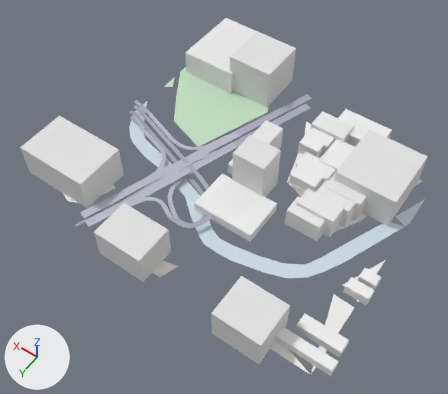
The glTF model white-model-six-districts/chunks/128_102_mid.glb: old version first, new version second.
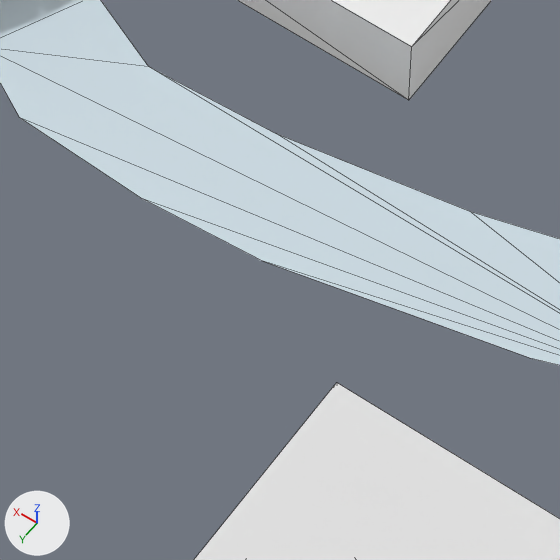
The first picture shows the older version from a camera (50 mm lens) standing at (3909.0, 320.0, 772.0) and looking at (4261.0, -173.0, -3.0). The close-ups show the older and then the newer version on the part from 45% to 60% of the width and 58% to 75% of the height of that picture. Only the edits that show in the close-ups are written down. Arrows for +X, +Y and +Z are at lower left; the lights stay in place. The close-ups show mesh edges as thin lines. Vertices at exactly the same position are counted once.
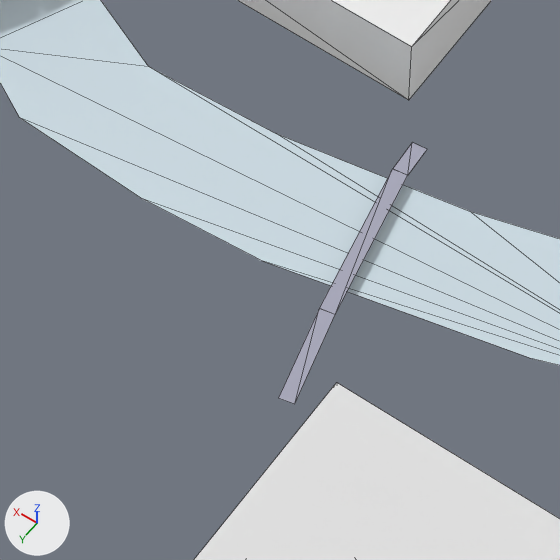
Changed parts and their boxes [x1, y1, x2, y2] in the close-ups (560 x 560 px):
part 1 of me_mesh_0, added
    after: [279, 143, 427, 404]

What the commit changed:
me_mesh_0 is used by ob_mesh_0; location (0.0, 0.0, 0.0).
Verts and faces of me_mesh_0; kept vertices keep their numbers, new ones are numbered from 635.
me_mesh_0 had 635 vertices, 494 faces and spanned x 3978.0..4549.0, y -500.0..27.0, z -3.0..79.0.
me_mesh_0 now has 655 vertices, 504 faces and spans x 3978.0..4549.0, y -500.0..27.0, z -3.0..79.0.
Part 1, on me_mesh_0:
New vertex 635 is at (4164.0, -80.0, 1.0), pixel (335, 314).
New vertex 636 is at (4164.0, -80.0, 1.0), pixel (335, 314).
New vertex 637 is at (4170.0, -111.0, 1.0), pixel (407, 175).
New vertices 638, 639, 640 stand at vertices 635, 636, 637, in that order, plus (3.0, 1.0, 0.0).
New vertex 641 is at (4160.0, -62.0, -1.0), pixel (294, 404).
New vertex 642 is at (4163.0, -62.0, -1.0), pixel (278, 398).
New vertex 643 is at (4170.0, -111.0, 1.0), pixel (407, 175).
New vertex 644 is at (4172.0, -110.0, 1.0), pixel (392, 169).
New vertex 645 is at (4170.0, -118.0, -1.0), pixel (427, 149).
New vertex 646 is at (4173.0, -118.0, -1.0), pixel (412, 142).
New faces: (635, 638, 641), (638, 642, 641), (636, 643, 644), (636, 644, 639), (637, 645, 646), (637, 646, 640).
Other edits to the shape of me_mesh_0 do not show in these pictures.
